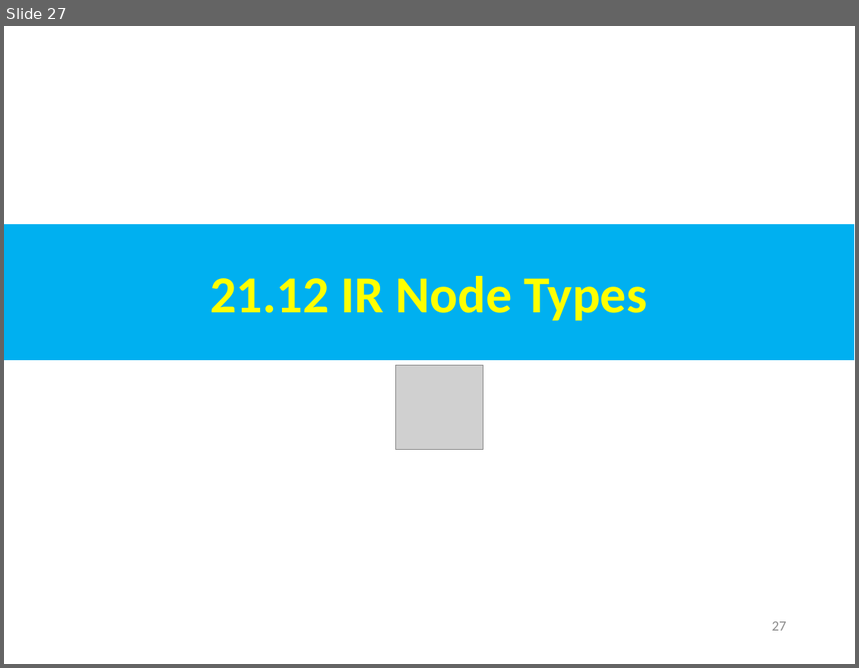
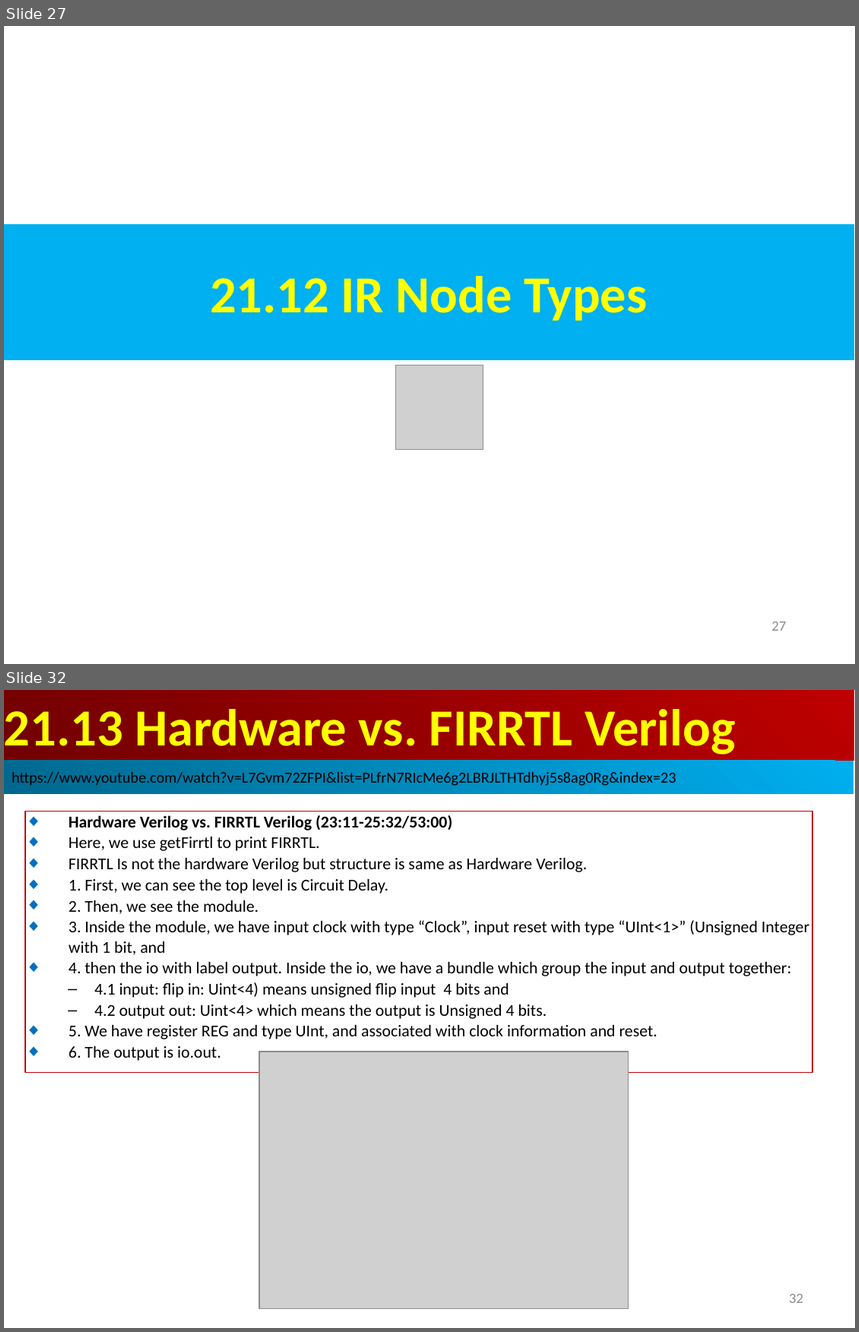
Before and after one commit to peterhchen/AIU_CS800_Chisel, a slide deck: 500_UCSC_HWD/021_FIRRTL/000_Video/021.FIRRTL.ppt. Shown one above the other, each under a label of ours: slide 27 before the commit, slides 27 and 32 after it; the slides between them are not shown. The pictures are 859x668 and 859x1332 pixels, drawn with LibreOffice and Linux fonts; fonts in the diff are those of the drawing; grey boxes stand for pictures. Boxes give left, top, right and bottom in pixels: in the first picture for what was removed or moved away, otherwise in the second. Text is boxed around its words. In the diff, an @@ line names an element or a change of style, - is before the commit and + after.

```diff
--- a/500_UCSC_HWD/021_FIRRTL/000_Video/021.FIRRTL.ppt
+++ b/500_UCSC_HWD/021_FIRRTL/000_Video/021.FIRRTL.ppt
@@ slide 32 added at (4,690,855,1328), background #FFFFFF @@
@@ rectangle added at (4,690,854,761), fill gradient #BF0000 to #710000, 44 pt, text #FFFF00, bold @@
+21.13 Hardware vs. FIRRTL Verilog
@@ rectangle added at (4,761,854,794), fill gradient #00AFEF to #00688E, 13 pt, text #000000 @@
+https://www.youtube.com/watch?v=L7Gvm72ZFPI&list=PLfrN7RIcMe6g2LBRJLTHTdhyj5s8ag0Rg&index=23
@@ rectangle added at (25,811,813,1073), outline #C00000 0.74 pt, 14 pt, text #000000 @@
+◆ Hardware Verilog vs. FIRRTL Verilog (23:11-25:32/53:00)
+◆ Here, we use getFirrtl to print FIRRTL.
+◆ FIRRTL Is not the hardware Verilog but structure is same as Hardware Verilog.
+◆ 1. First, we can see the top level is Circuit Delay.
+◆ 2. Then, we see the module.
+◆ 3. Inside the module, we have input clock with type “Clock”, input reset with type “UInt<1>” (Unsigned Integer with 1 bit, and
+◆ 4. then the io with label output. Inside the io, we have a bundle which group the input and output together:
+  – 4.1 input: flip in: Uint<4) means unsigned flip input 4 bits and
+  – 4.2 output out: Uint<4> which means the output is Unsigned 4 bits.
+◆ 5. We have register REG and type UInt, and associated with clock information and reset.
+◆ 6. The output is io.out.
@@ picture added at (259,1052,628,1309) @@
@@ page number added at (789,1294,804,1303), 12 pt, text #8B8B8B @@
+32
```
Also in this commit, not shown: 1 slide changed, 21 other slides added.
